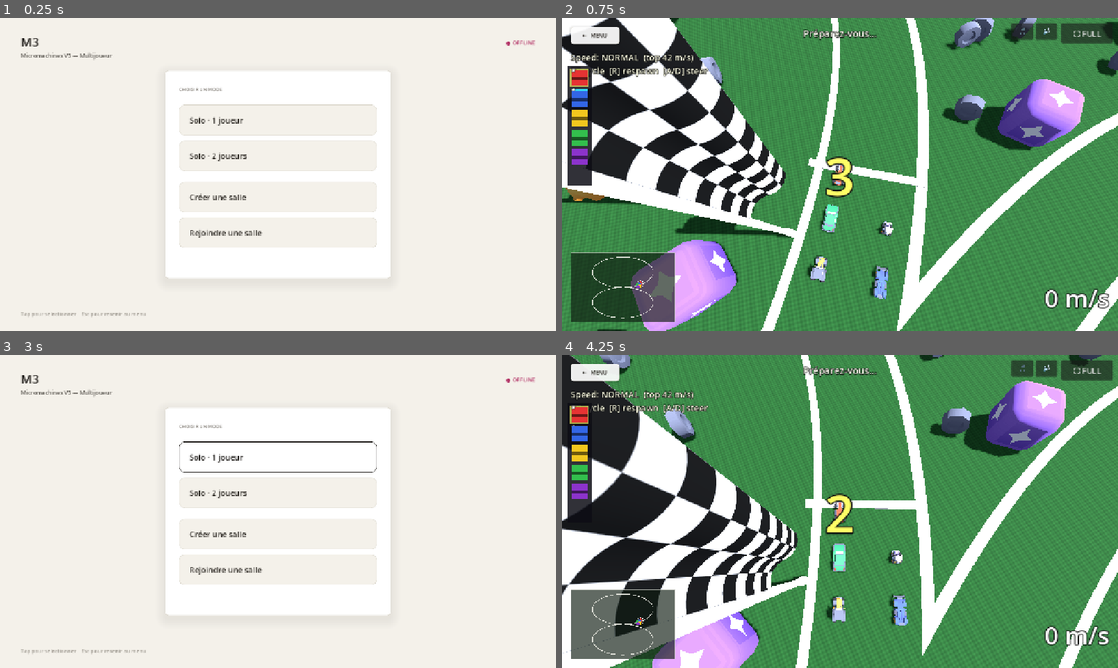
Above: before the commit, frames 1-4 (two rows, left to right).
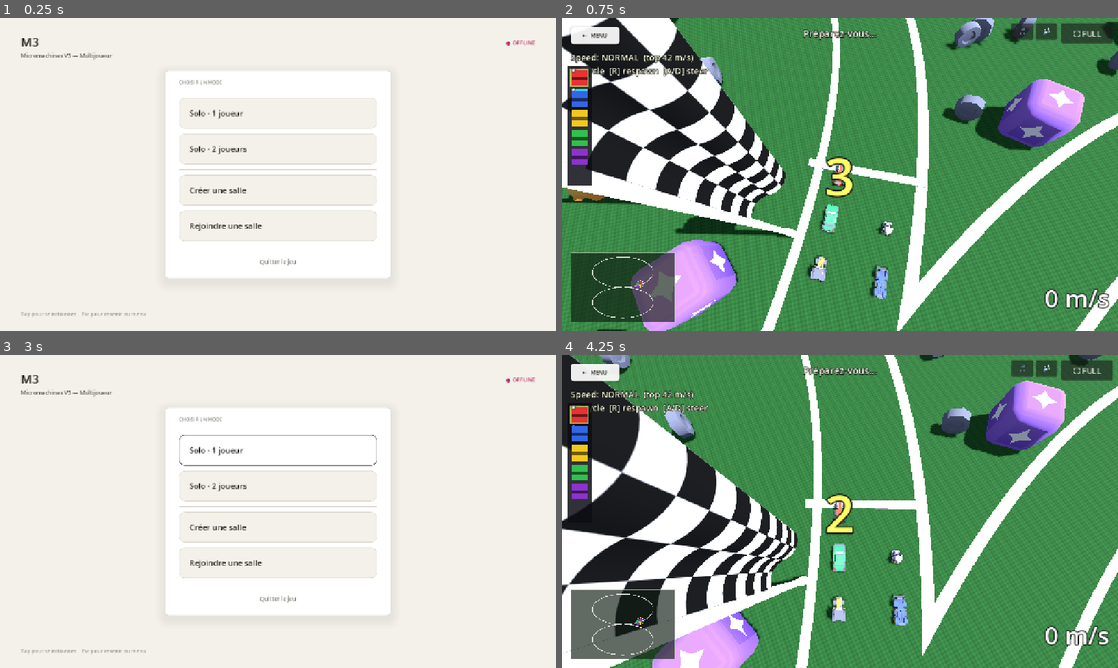
Above: after the commit, the same moments.

Repository: Naskaus/micromachines-v3-clone
Game: Godot game, scene res://scenes/Main.tscn
Same seed, same stepped clock (60 frames per second), same inputs: the game is played once before the commit and once after it.
Inputs (mouse positions are in pixels of both pictures, inside the frame that each line leads up to):
- Up to frame 1 (0.25 s): no input
- Up to frame 2 (0.75 s): click "Solo · 1 joueur" at 0.5 s
- Up to frame 3 (3 s): tap Enter at 1.25 s; move the mouse to (400, 495) at 1.27 s; hold D (p1_right) 1.28-2 s; tap R at 1.35 s; click (400, 495) at 1.42 s; drag from (166, 527) to (250, 574) at 2.02 s; move the mouse to (333, 442) at 2.77 s; hold D (p1_right) from 2.78 s (still down); tap Backspace at 2.85 s; click (333, 442) at 2.92 s
- Up to frame 4 (4.25 s): release D (p1_right) at 3.5 s; drag from (812, 574) to (673, 464) at 3.52 s

The runs differ from the first frame. In frame 1, 2.2% of the frame differs, in the area x 32-68%, y 19-80%; in frame 2, nothing differs; in frame 3, 2.5%; in frame 4, nothing differs.

Commit message:
v0.17.0-rc6: auto-fullscreen, rotate-phone overlay, quit-tab button
Three additions Seb asked for after the typing fix:

1. Auto-fullscreen on race start.
   _request_fullscreen() called from _request_solo() and
   _trigger_multiplayer_start() — i.e. inside button handlers, never
   on _ready, because browsers only allow fullscreen as a direct
   response to a user gesture. Solo & multiplayer both covered.

2. Portrait orientation overlay.
   New OrientationOverlay Control sits on top of the menu and shows a
   rectangle icon + "Tourne ton téléphone à l'horizontale" + a soft
   reassurance "Le menu réapparaîtra automatiquement." Visibility is
   driven by viewport size_changed: shown when height > width * 1.05
   (1.05 bias to avoid flicker on near-square windows). The icon is
   tweened -90°→0° on a continuous loop with cubic ease — reads as a
   phone being flipped.

3. Quitter le jeu button.
   Added below "Rejoindre une salle" in the root menu. _on_quit_pressed
   tries window.close() via JavaScriptBridge; browsers block that for
   manually-opened tabs, so 150ms later we fall through to a redirect
   to about:blank as a graceful "the page is gone" fallback. Native
   builds call get_tree().quit().

Diff:
--- a/src/scenes/MultiplayerMenu.tscn
+++ b/src/scenes/MultiplayerMenu.tscn
@@ -313,6 +313,26 @@
 theme_override_colors/font_focus_color = Color(0.165, 0.150, 0.130, 1)
 theme_override_font_sizes/font_size = 18
 
+[node name="Spacer2" type="Control" parent="RootPanel/VBox"]
+custom_minimum_size = Vector2(0, 4)
+layout_mode = 2
+
+[node name="BtnQuit" type="Button" parent="RootPanel/VBox"]
+custom_minimum_size = Vector2(0, 40)
+layout_mode = 2
+flat = true
+text = "Quitter le jeu"
+alignment = 1
+theme_override_styles/normal = SubResource("SBE_text")
+theme_override_styles/hover = SubResource("SBE_text")
+theme_override_styles/pressed = SubResource("SBE_text")
+theme_override_styles/focus = SubResource("SBE_text")
+theme_override_colors/font_color = Color(0.495, 0.475, 0.443, 1)
+theme_override_colors/font_hover_color = Color(0.785, 0.225, 0.180, 1)
+theme_override_colors/font_pressed_color = Color(0.785, 0.225, 0.180, 1)
+theme_override_colors/font_focus_color = Color(0.495, 0.475, 0.443, 1)
+theme_override_font_sizes/font_size = 13
+
 [node name="CreateLobbyPanel" type="Panel" parent="."]
 visible = false
 layout_mode = 1
@@ -798,3 +818,82 @@
 theme_override_colors/font_pressed_color = Color(1, 1, 1, 1)
 theme_override_colors/font_focus_color = Color(1, 1, 1, 1)
 theme_override_font_sizes/font_size = 16
+
+[node name="OrientationOverlay" type="Control" parent="."]
+visible = false
+layout_mode = 1
+anchors_preset = 15
+anchor_right = 1.0
+anchor_bottom = 1.0
+grow_horizontal = 2
+grow_vertical = 2
+mouse_filter = 1
+
+[node name="OBackground" type="ColorRect" parent="OrientationOverlay"]
+layout_mode = 1
+anchors_preset = 15
+anchor_right = 1.0
+anchor_bottom = 1.0
+grow_horizontal = 2
+grow_vertical = 2
+color = Color(0.957, 0.945, 0.918, 1)
+mouse_filter = 1
+
+[node name="PhoneIcon" type="Label" parent="OrientationOverlay"]
+layout_mode = 1
+anchors_preset = 8
+anchor_left = 0.5
+anchor_top = 0.5
+anchor_right = 0.5
+anchor_bottom = 0.5
+offset_left = -90.0
+offset_top = -160.0
+offset_right = 90.0
+offset_bottom = 20.0
+grow_horizontal = 2
+grow_vertical = 2
+pivot_offset = Vector2(90, 90)
+text = "▭"
+horizontal_alignment = 1
+vertical_alignment = 1
+theme_override_colors/font_color = Color(0.102, 0.090, 0.078, 1)
+theme_override_font_sizes/font_size = 140
+
+[node name="OMessage" type="Label" parent="OrientationOverlay"]
+layout_mode = 1
+anchors_preset = 8
+anchor_left = 0.5
+anchor_top = 0.5
+anchor_right = 0.5
+anchor_bottom = 0.5
+offset_left = -260.0
+offset_top = 40.0
+offset_right = 260.0
+offset_bottom = 96.0
+grow_horizontal = 2
+grow_vertical = 2
+text = "Tourne ton téléphone à l'horizontale"
+horizontal_alignment = 1
+vertical_alignment = 1
+autowrap_mode = 3
+theme_override_colors/font_color = Color(0.165, 0.150, 0.130, 1)
+theme_override_font_sizes/font_size = 22
+
+[node name="OHint" type="Label" parent="OrientationOverlay"]
+layout_mode = 1
+anchors_preset = 8
+anchor_left = 0.5
+anchor_top = 0.5
+anchor_right = 0.5
+anchor_bottom = 0.5
+offset_left = -260.0
+offset_top = 100.0
+offset_right = 260.0
+offset_bottom = 132.0
+grow_horizontal = 2
+grow_vertical = 2
+text = "Le menu réapparaîtra automatiquement."
+horizontal_alignment = 1
+vertical_alignment = 1
+theme_override_colors/font_color = Color(0.495, 0.475, 0.443, 1)
+theme_override_font_sizes/font_size = 14
--- a/src/scripts/multiplayer_menu.gd
+++ b/src/scripts/multiplayer_menu.gd
@@ -19,6 +19,9 @@
 @onready var _btn_solo2: Button = $RootPanel/VBox/BtnSolo2
 @onready var _btn_create: Button = $RootPanel/VBox/BtnCreate
 @onready var _btn_join: Button = $RootPanel/VBox/BtnJoin
+@onready var _btn_quit: Button = $RootPanel/VBox/BtnQuit
+@onready var _orientation_overlay: Control = $OrientationOverlay
+@onready var _orientation_icon: Label = $OrientationOverlay/PhoneIcon
 
 @onready var _create_code_label: Label = $CreateLobbyPanel/VBox/CodeLabel
 @onready var _create_player_count: Label = $CreateLobbyPanel/VBox/PlayerCountLabel
@@ -57,6 +60,11 @@
 	_btn_solo2.pressed.connect(func(): _request_solo(2))
 	_btn_create.pressed.connect(_on_create_pressed)
 	_btn_join.pressed.connect(_on_join_pressed)
+	_btn_quit.pressed.connect(_on_quit_pressed)
+	# Orientation watch (mobile portrait → show overlay)
+	get_viewport().size_changed.connect(_check_orientation)
+	_check_orientation()
+	_animate_orientation_icon()
 	_btn_copy_code.pressed.connect(_on_copy_code)
 	_btn_start_race.pressed.connect(_on_start_race_pressed)
 	_btn_create_back.pressed.connect(_on_back_to_root)
@@ -93,8 +101,54 @@
 
 
 func _request_solo(num_players: int) -> void:
+	_request_fullscreen()
 	visible = false
 	emit_signal("solo_race_requested", num_players)
+
+
+func _request_fullscreen() -> void:
+	# Browsers only allow fullscreen as a direct response to a user gesture,
+	# so we request it from inside button handlers — never on _ready.
+	if OS.has_feature("web") or OS.has_feature("mobile"):
+		var current: int = DisplayServer.window_get_mode()
+		if current != DisplayServer.WINDOW_MODE_FULLSCREEN:
+			DisplayServer.window_set_mode(DisplayServer.WINDOW_MODE_FULLSCREEN)
+
+
+func _on_quit_pressed() -> void:
+	# Try to close the tab. Browsers only honor window.close() for tabs the
+	# scripts opened themselves; otherwise we redirect to about:blank as a
+	# graceful fallback so the page is unmistakably "gone."
+	if OS.has_feature("web"):
+		JavaScriptBridge.eval("window.close();", true)
+		await get_tree().create_timer(0.15).timeout
+		JavaScriptBridge.eval("if (!window.closed) { window.location.href = 'about:blank'; }", true)
+	else:
+		get_tree().quit()
+
+
+func _check_orientation() -> void:
+	if _orientation_overlay == null:
+		return
+	var sz: Vector2 = get_viewport().get_visible_rect().size
+	# Show the rotate-your-phone overlay when the viewport is taller than wide.
+	# Threshold uses a small landscape bias (1.05) so a near-square window
+	# doesn't keep flickering the overlay at every resize event.
+	var portrait: bool = sz.y > sz.x * 1.05
+	_orientation_overlay.visible = portrait
+
+
+func _animate_orientation_icon() -> void:
+	if _orientation_icon == null:
+		return
+	# Tilt the icon back and forth like a phone being flipped, with a brief
+	# pause at each end so the gesture reads as "rotate me, please."
+	_orientation_icon.pivot_offset = _orientation_icon.size * 0.5
+	var t: Tween = create_tween().set_loops()
+	t.tween_property(_orientation_icon, "rotation_degrees", -90.0, 0.9).set_trans(Tween.TRANS_CUBIC).set_ease(Tween.EASE_IN_OUT)
+	t.tween_interval(0.5)
+	t.tween_property(_orientation_icon, "rotation_degrees", 0.0, 0.7).set_trans(Tween.TRANS_CUBIC).set_ease(Tween.EASE_IN_OUT)
+	t.tween_interval(1.2)
 
 
 func _on_create_pressed() -> void:
@@ -161,6 +215,7 @@
 	if _race_started:
 		return
 	_race_started = true
+	_request_fullscreen()
 	if NetworkClient and _is_host:
 		NetworkClient.send_start()
 	visible = false
Not shown, added: assets/branding/logos/micronaskar_v3_logo_horizontal.png
